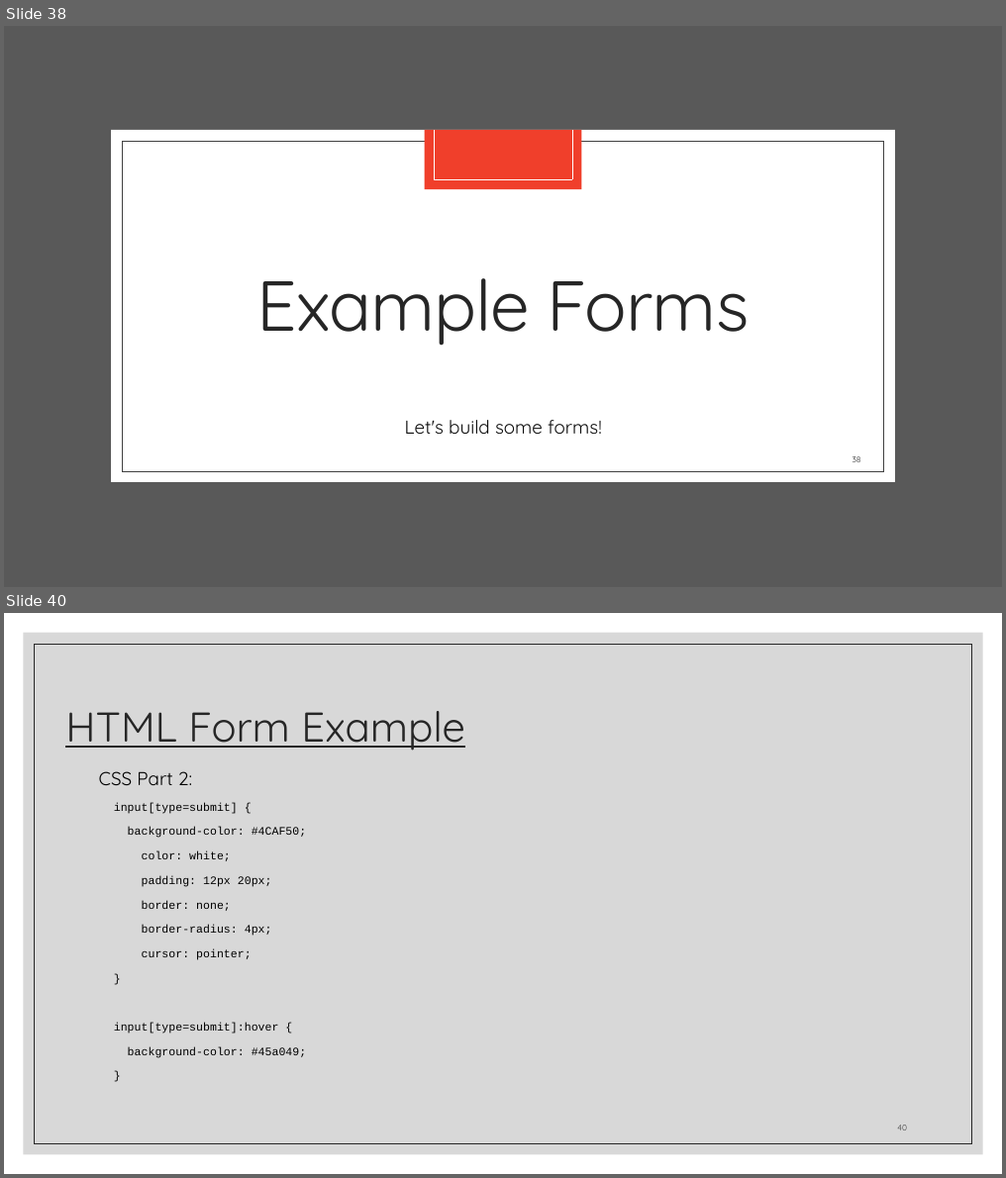
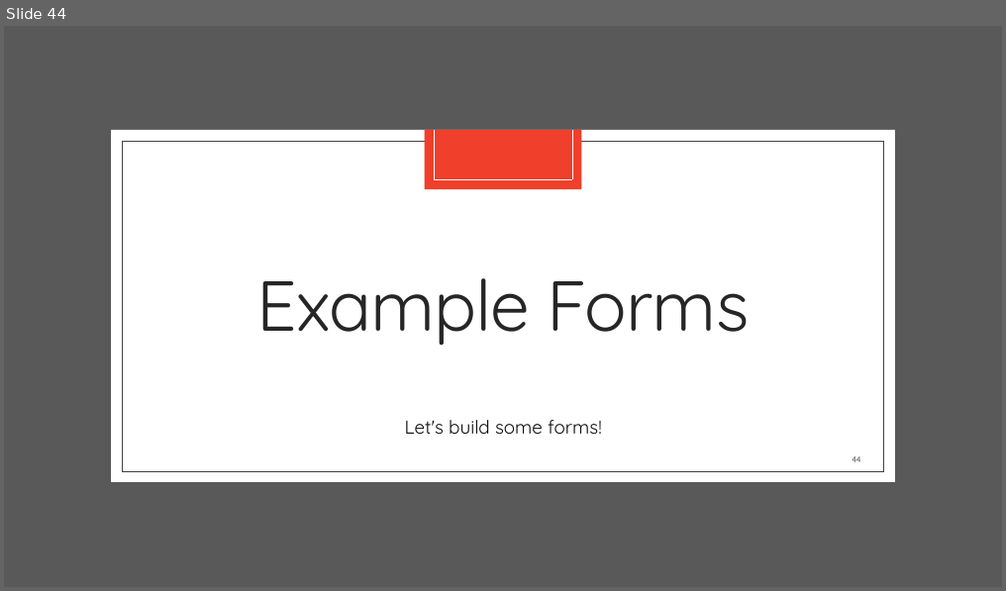
Before and after one commit to zackstotts/base-node-curriculum, a slide deck: unit_00/html_review/02 HTML Forms.pptx. Shown one above the other, each under a label of ours: slides 38 and 40 before the commit, slide 44 after it; the slides between them are not shown. The pictures are 1006x1178 and 1006x591 pixels, drawn with LibreOffice and Linux fonts; fonts in the diff are those of the drawing. Boxes give left, top, right and bottom in pixels: in the first picture for what was removed or moved away, otherwise in the second. Text is boxed around its words. In the diff, an @@ line names an element or a change of style, - is before the commit and + after.

Commit message:
Updating forms slides and examples

```diff
--- a/unit_00/html_review/02 HTML Forms.pptx
+++ b/unit_00/html_review/02 HTML Forms.pptx
@@ slide 40 removed at (4,613,1002,1174), background #FFFFFF @@
@@ rectangle removed at (24,633,983,1155) @@
@@ rectangle removed at (35,644,972,1144) @@
@@ title removed at (65,711,465,751) @@
-HTML Form Example
@@ text removed at (99,771,307,1059) @@
-CSS Part 2:
-input[type=submit] {
-background-color: #4CAF50;
-color: white;
-padding: 12px 20px;
-border: none;
-border-radius: 4px;
-cursor: pointer;
-}
-input[type=submit]:hover {
-background-color: #45a049;
-}
@@ page number removed at (897,1125,907,1131) @@
-40
@@ what was slide 38 is now slide 44 @@
@@ page number at (851,457,860,463): text changed @@
-38
+44
```
Also in this commit, not shown: 4 slides changed, 9 slides added, 7 other slides removed, 3 other files.
